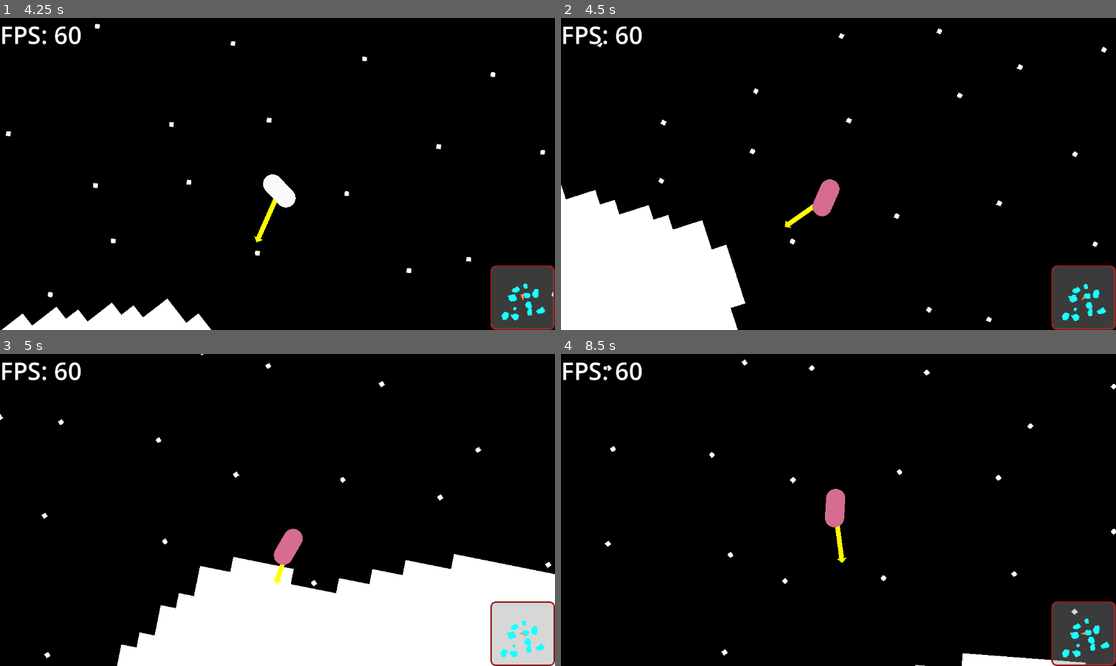
Above: before the commit, frames 1-4 (two rows, left to right).
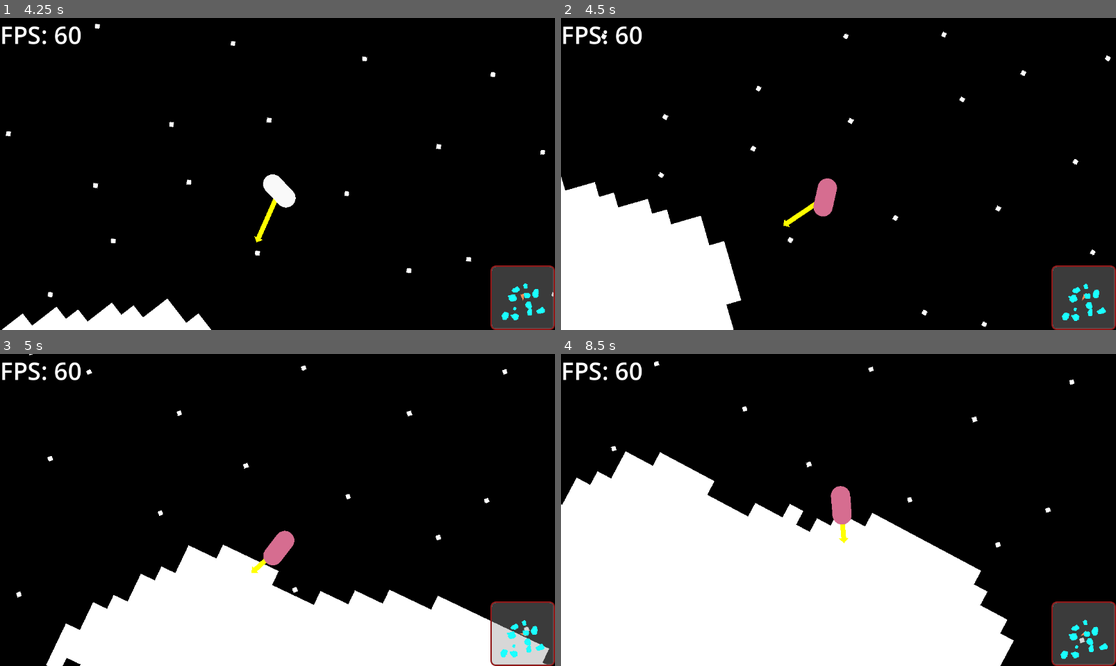
Above: after the commit, the same moments.

Repository: coolspacegame/game
Game: Godot game, scene res://node_2d.tscn
Same seed, same stepped clock (60 frames per second), same inputs: the game is played once before the commit and once after it.
Inputs (mouse positions are in pixels of both pictures, inside the frame that each line leads up to):
- Up to frame 1 (4.25 s): tap Enter at 0.5 s; move the mouse to (249, 236) at 0.52 s; hold W (skelly_input_action_forward) 0.53-2.03 s; click (249, 236) at 0.6 s; tap Space (skelly_input_action_jump) at 0.77, 1.52, 3.02, 3.77 s; move the mouse to (444, 220) at 1.27 s; right-click (444, 220) at 1.35 s; move the mouse to (111, 127) at 2.02 s; hold A (skelly_input_action_left) 2.03-3.53 s; tap E (skelly_input_action_2) at 2.1 s; move the mouse to (305, 174) at 2.77 s; tap I (skelly_input_action_3) at 2.85 s; move the mouse to (194, 96) at 3.52 s; hold S (skelly_input_action_backward) from 3.53 s (still down); hold X from 3.53 s (still down)
- Up to frame 2 (4.5 s): move the mouse to (960, 158) at 4.27 s; release S (skelly_input_action_backward) at 4.28 s; release X at 4.28 s; hold D (skelly_input_action_right) from 4.28 s (still down); tap C at 4.35 s
- Up to frame 3 (5 s): keep holding D (skelly_input_action_right); tap Space (skelly_input_action_jump) at 4.52 s
- Up to frame 4 (8.5 s): move the mouse to (727, 525) at 5.02 s; release D (skelly_input_action_right) at 5.03 s; hold W (skelly_input_action_forward) 5.03-5.78 s; click (727, 525) at 5.1 s; move the mouse to (894, 441) at 5.77 s; hold D (skelly_input_action_right) 5.78-8.03 s; right-click (894, 441) at 5.85 s; tap Space (skelly_input_action_jump) at 6.02, 6.77, 7.52 s; move the mouse to (810, 572) at 6.52 s; tap E (skelly_input_action_2) at 6.6 s; move the mouse to (1005, 556) at 7.27 s; tap I (skelly_input_action_3) at 7.35 s; move the mouse to (672, 463) at 8.02 s; hold S (skelly_input_action_backward) from 8.03 s (still down); hold X from 8.03 s (still down)

Frame 1 is identical in both runs. In frame 2, 1.4% of the frame differs, in the area x 0-100%, y 3-100%; in frame 3, 11%; in frame 4, 41%, in the area x 0-100%, y 1-100%.

Commit message:
many tweaks and comments, considering simplifying this whole thing with movement

Diff:
--- a/scripts/Asteroid.gd
+++ b/scripts/Asteroid.gd
@@ -8,6 +8,7 @@
 
 var mesh_node: MeshInstance2D
 var rigid_body: RigidBody2D
+var collision_shape: CollisionPolygon2D
 var _tile_coords: Dictionary
 var _tile_size: Vector2
 var center_of_mass: Vector2
@@ -144,18 +145,18 @@
     for tile: Vector2i in border:
         var area := Area2D.new()
         area.collision_layer = CollisionConstants.ASTEROID_TILE
-        var collision_shape := CollisionShape2D.new()
+        var new_collision_shape := CollisionShape2D.new()
         var rect_shape := RectangleShape2D.new()
         rect_shape.size = _tile_size
-        collision_shape.shape = rect_shape
+        new_collision_shape.shape = rect_shape
         area.position = _tile_size * Vector2(tile) + rect_shape.size / 2
 
         polygon.append(_tile_size * Vector2(tile) + rect_shape.size / 2)
 
         # add the new collision shape to the asteroid's rigidbody
-        area.add_child(collision_shape)
+        area.add_child(new_collision_shape)
         rigid_body.add_child(area)
-        var body_collision_shape := collision_shape.duplicate() as CollisionShape2D
+        var body_collision_shape := new_collision_shape.duplicate() as CollisionShape2D
         body_collision_shape.position = area.position
 
     # smooth out the surface collider so it's easier to walk on
--- a/scripts/TheCharacter.gd
+++ b/scripts/TheCharacter.gd
@@ -25,35 +25,67 @@
 ## Whether to show the arrows that indicate player acceleration/torque in space (when boosters are on)
 var _show_debug_indicators := true
 
+## The time since the last time the character mined a tile
 var _time_since_last_mined := 0.0
 
+## Whether the character is currently jumping
 var _is_jumping := false
 
+## Whether the player has requested a jump
 var _requested_jump := false
 
+## The remaining time for the current jump
 var _remaining_jumping_time := MAX_JUMPING_TIME
 
-var _net_force_filter := []
-
+## The moving average filter for the force indicators
+var _debug_net_force_filter := []
+
+## The arrows to draw for the debug force indicators
 var _arrows_to_draw: Array[Dictionary] = []
 
 ## Scale of the gravititational force from asteroids on the character
 const GRAVITATIONAL_CONSTANT := 1.0
-const FORCE_FILTER_SIZE := 6
-const MAX_JUMPING_TIME := 0.5
-const HORIZONTAL_JUMP_SCALE := 0.80
+
+## spring/damping constants for the torque that rotates the character to face the direction of the gravitational force (or surface normal)
 const AUTOMATIC_ROTATION_TORQUE_SPRING_CONSTANT := 20000000.0
 const AUTOMATIC_ROTATION_TORQUE_DAMPING_CONSTANT := 3000000.0
+
+## The scale of the force/torque applied to the character when the player requests movement while in booster mode
 const REQUESTED_MOVEMENT_FORCE_SCALE := 20000.0
 const REQUESTED_MOVEMENT_TORQUE_SCALE := 100000.0
-const DEBUG_INDICATOR_LINE_WIDTH := 10.0
-const DEBUG_INDICATOR_LINE_LENGTH := 85.0
-const DEBUG_INDICATOR_ARROW_TIP_SIZE := 10.0
+
+## the moving average filter size for the force indicators
+const DEBUG_FORCE_INDICATOR_FILTER_SIZE := 6
+
+## the size of the arrows that indicate the force being applied to the character
+const DEBUG_INDICATOR_LINE_WIDTH        := 10.0
+## the arrow tip size of the arrows that indicate the force being applied to the character
+const DEBUG_INDICATOR_ARROW_TIP_SIZE         := 10.0
+## the scale of the force indicators
+const DEBUG_INDICATOR_REMAP_PREMULTIPLIER    := 0.002
+## the minimum length of the force indicators
+const DEBUG_INDICATOR_REMAP_CLAMP_LENGTH_MIN := 50.0
+## the maximum length of the force indicators
+const DEBUG_INDICATOR_REMAP_CLAMP_LENGTH_MAX := 300.0
+
+## Color that indicates the booster mode is enabled
 const BOOSTERS_ENABLED_COLOR := Color.LIGHT_GREEN
+## Color that indicates the booster mode is disabled
 const BOOSTERS_DISABLED_COLOR := Color.PALE_VIOLET_RED
-const WALKING_SPEED := 250.0
-const WALKING_MOVEMENT_FORCE_SCALE := 50000.0
-const JUMPING_FORCE_SCALE := 4000000.0
+
+## The scale of the force applied to the character when the player requests movement while in walking mode
+const WALKING_MOVEMENT_FORCE_SCALE := 30000.0
+## How much of the gravity force is cancelled when the player is walking (this is to prevent too much friction)
+const WALKING_ANTIGRAVITY_FORCE_RATIO := 1.0
+
+## Number of seconds that the jumping force is applied to the character
+const MAX_JUMPING_TIME := 0.8
+## The scale of the force applied to the character when the player requests to jump
+const JUMPING_FORCE_SCALE := 2000000.0
+## The scale of the horizontal force applied to the character when the player requests to jump while moving
+const JUMPING_TANGENTIAL_FORCE_SCALE := 400000.0
+
+## The cooldown time between mining actions (seconds)
 const MINING_COOLDOWN := 0.5
 
 
@@ -73,15 +105,13 @@
     _boosters_enabled = enabled
 
 
-# (TODO update this comment once "walking" mode is implemented)
 ## This is intended for incoming signals to notify this object that the player is requesting movement with the given direction.
-## The magnitude of direction.x corresponds to enabling rotation, and the sign of direction.x determines if the character will rotate
-## clockwise (> 0) or counterclockwise (< 0). Similarily, the direction.y movement determines acceleration relative to the character's
-## forward axis. A positive direction.y value means the character will accelerate forward.
+## The way this requested movement is interpreted depends on the current state of the character.
 func _on_request_movement(direction: Vector2i):
     _requested_movement = direction
 
 
+## This is intended for incoming signals to notify this object that the player is requesting to jump
 func _on_request_jump_active(active: bool) -> void:
     _requested_jump = active
 
@@ -104,18 +134,19 @@
 
 
 func _init() -> void:
-    for i in range(FORCE_FILTER_SIZE):
-        _net_force_filter.append(Vector2.ZERO)
-
-
+    for i in range(DEBUG_FORCE_INDICATOR_FILTER_SIZE):
+        _debug_net_force_filter.append(Vector2.ZERO)
+
+
+## This function is used to smooth out the force indicators so that they don't flicker
 func _update_net_force_filter(net_force: Vector2) -> Vector2:
-    _net_force_filter.append(net_force)
-    _net_force_filter.pop_front()
+    _debug_net_force_filter.append(net_force)
+    _debug_net_force_filter.pop_front()
 
     var sum := Vector2.ZERO
-    for value in _net_force_filter:
+    for value in _debug_net_force_filter:
         sum += value
-    return sum / _net_force_filter.size()
+    return sum / _debug_net_force_filter.size()
 
 
 func _physics_process(delta: float) -> void:
@@ -123,6 +154,7 @@
     # and we will apply it to the character
 
     var strongest_gravity_force := Vector2.ZERO
+#    var strongest_gravity_force_asteroid: Asteroid := null
     var summed_gravity_force := Vector2.ZERO
     var character_body := $PhysicsBody as RigidBody2D
     var character_mass := character_body.mass
@@ -152,6 +184,7 @@
 
         if gravity_force_magnitude > strongest_gravity_force.length():
             strongest_gravity_force = gravity_force
+#            strongest_gravity_force_asteroid = asteroid
 
     var chosen_gravity_direction := summed_gravity_force.normalized()
     var character_orientation := character_body.transform.basis_xform(Vector2.DOWN).normalized()
@@ -182,8 +215,6 @@
     var walking_force := Vector2.ZERO
     var adjusted_gravity_force := strongest_gravity_force
 
-    character_body.freeze = false
-
     # if we are not in booster mode at all, then attempt to walk on the surface of the asteroid
     if not _boosters_enabled:
         # now we are going to check for the surface normal under the character, in order to move along the surface
@@ -195,48 +226,27 @@
         )
         var proximity_detector_shape_rect := proximity_detector_shape.get_rect()
 
-        var surface_normal_sum := Vector2.ZERO
-        var surface_position_sum := Vector2.ZERO
-        var surface_normal_count := 0
-        var offset_range_size := character_shape.get_rect().size.x
-        var offset_range_idx_start_inclusive := -1
-        var offset_range_idx_end_exclusive := 2
-        var offset_step_magnitude := (
-            offset_range_size
-            / (offset_range_idx_end_exclusive - 1 - offset_range_idx_start_inclusive)
-        )
-
-        for offset in range(offset_range_idx_start_inclusive, offset_range_idx_end_exclusive):
-            var rotation_cast_from := (
-                character_body.global_position
-                + character_body.transform.basis_xform(
-                    Vector2.RIGHT * offset * offset_step_magnitude
-                )
-            )
-            var rotation_cast_to := (
-                rotation_cast_from
-                + chosen_gravity_direction * proximity_detector_shape_rect.size.y / 2
-            )
-
-            var rotation_ray_query := PhysicsRayQueryParameters2D.create(
-                rotation_cast_from, rotation_cast_to, collision_mask
-            )
-            var rotation_ray_query_result := space_state.intersect_ray(rotation_ray_query)
-
-            if rotation_ray_query_result.size() > 0:
-                surface_normal_sum += rotation_ray_query_result.normal.normalized()
-                surface_position_sum += rotation_ray_query_result.position
-                surface_normal_count += 1
-
-        if surface_normal_count > 0:
-            var surface_normal := surface_normal_sum.normalized()
-            var surface_position := surface_position_sum / surface_normal_count
-            var surface_normal_negated := -surface_normal
-            var surface_tangent := surface_normal.rotated(PI / 2)
-
-            var surface_vector := surface_position - character_body.global_position
-            var surface_distance := surface_vector.length()
-            var surface_distance_normalized := (
+        var rotation_cast_from := (
+            character_body.global_position
+        )
+        var rotation_cast_to := (
+            rotation_cast_from
+            + chosen_gravity_direction * proximity_detector_shape_rect.size.y / 2
+        )
+
+        var rotation_ray_query := PhysicsRayQueryParameters2D.create(
+            rotation_cast_from, rotation_cast_to, collision_mask
+        )
+        var rotation_ray_query_result_down := space_state.intersect_ray(rotation_ray_query)
+
+        if rotation_ray_query_result_down.size() > 0:
+            var surface_normal = rotation_ray_query_result_down.normal.normalized()
+            var surface_position = rotation_ray_query_result_down.position
+            var surface_normal_negated = -surface_normal
+
+            var surface_vector = surface_position - character_body.global_position
+            var surface_distance = surface_vector.length()
+            var surface_distance_normalized = (
                 surface_distance / (proximity_detector_shape_rect.size.y / 2.0)
             )
             var surface_distance_normalized_clamped := (
@@ -251,8 +261,13 @@
                 )
             )
 
+            # effective surface normal is the surface normal if we're close to the surface,
+            # or the gravity direction if we're far from the surface
+            var effective_surface_normal_negated := adjusted_gravity_force.normalized();
+#            var effective_surface_tangent := effective_surface_normal_negated.rotated(-PI / 2)
+
             # angle of the normal vector relative to +x
-            var normal_vector_angle := atan2(surface_normal_negated.y, surface_normal_negated.x)
+            var normal_vector_angle := atan2(effective_surface_normal_negated.y, effective_surface_normal_negated.x)
 
             # angle of the character orientation vector relative to +x
             var character_rotation_angle := atan2(character_orientation.y, character_orientation.x)
@@ -279,31 +294,33 @@
 
             var shape_query_result := space_state.get_rest_info(shape_query)
 
-#            var asteroid_vel := Vector2.ZERO
-
-            # if the query result dictionary has entries, then there was a hit
+            # if the character is intersecting with an asteroid
             if shape_query_result.size() > 0:
+                var walking_normal = shape_query_result.normal.normalized()
+                var walking_tangent = walking_normal.rotated(_requested_movement.x * PI / 2.0)
                 walking_force = (
-                    WALKING_MOVEMENT_FORCE_SCALE * _requested_movement.x * surface_tangent
-                )
+                    WALKING_MOVEMENT_FORCE_SCALE * walking_tangent.normalized()
+                    - WALKING_ANTIGRAVITY_FORCE_RATIO
+                    * adjusted_gravity_force.dot(walking_normal)
+                    * walking_normal
+
+                ) * abs(_requested_movement.x)
 
                 if not _is_jumping and _requested_jump:
-                    jumping_force = (
-                        character_body.transform.basis_xform(Vector2.UP)
-                        * JUMPING_FORCE_SCALE
-                        * _remaining_jumping_time
-                        / MAX_JUMPING_TIME
-                    )
+                    if _remaining_jumping_time > 0.0:
+                        jumping_force = (
+                            character_body.transform.basis_xform(Vector2.UP)
+                            * JUMPING_FORCE_SCALE
+                            + character_body.transform.basis_xform(Vector2.RIGHT)
+                            * _requested_movement.x
+                            * JUMPING_TANGENTIAL_FORCE_SCALE
+                        )
+                    else:
+                       jumping_force = Vector2.ZERO
                     _is_jumping = true
 
-#                asteroid_vel = shape_query_result.linear_velocity
-
-                # if walking, then we will apply a force to negate gravity. This is to reduce friction and allow walking
-                if walking_force.length() > 0.01:
-                    net_force -= adjusted_gravity_force.dot(surface_normal) * surface_normal
-
     net_force += walking_force + jumping_force + adjusted_gravity_force
-    var net_force_filtered := _update_net_force_filter(net_force)
+    var debug_net_force_filtered := _update_net_force_filter(net_force)
 
     if _is_jumping:
         # update the remaining jumping time, such that it will run out after some time
@@ -349,33 +366,17 @@
 
     character_body.apply_central_force(net_force)
 
-#    var arrow_vector_force  := (
-#        _requested_movement.y
-#        * Vector2.DOWN.rotated(character_body.rotation)
-#        * DEBUG_INDICATOR_LINE_LENGTH
-#    )
-#    var arrow_vector_torque := (
-#        _requested_movement.x
-#        * Vector2.RIGHT.rotated(character_body.rotation)
-#        * DEBUG_INDICATOR_LINE_LENGTH
-#    )
-
     var arrow_vector_input_force := (
-        net_force_filtered.normalized() * clampf(net_force_filtered.length() * 0.002, 50.0, 300.0)
+        debug_net_force_filtered.normalized()
+        * clampf(
+            debug_net_force_filtered.length() * DEBUG_INDICATOR_REMAP_PREMULTIPLIER,
+            DEBUG_INDICATOR_REMAP_CLAMP_LENGTH_MIN,
+            DEBUG_INDICATOR_REMAP_CLAMP_LENGTH_MAX
+         )
     )
 
     _arrows_to_draw.clear()
     if _show_debug_indicators:
-#        _arrows_to_draw.append({
-#            "from": character_body.global_position,
-#            "to": character_body.global_position + arrow_vector_force,
-#            "color": Color.WHITE,
-#        })
-#        _arrows_to_draw.append({
-#            "from": character_body.global_position,
-#            "to": character_body.global_position + arrow_vector_torque,
-#            "color": Color.WHITE,
-#        })
         (
             _arrows_to_draw
             . append(
